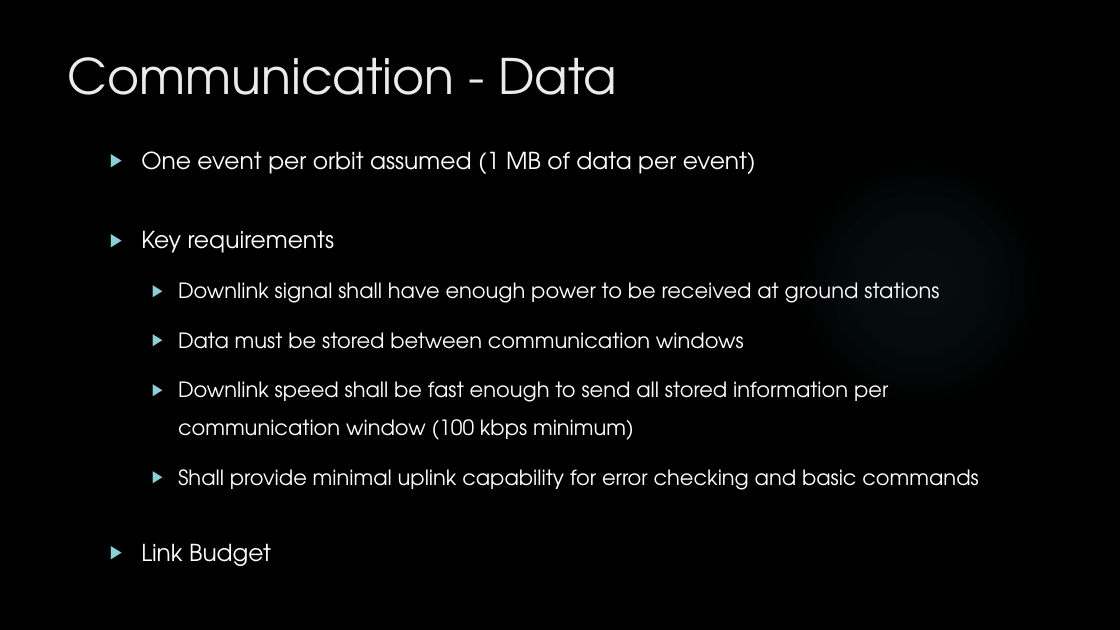
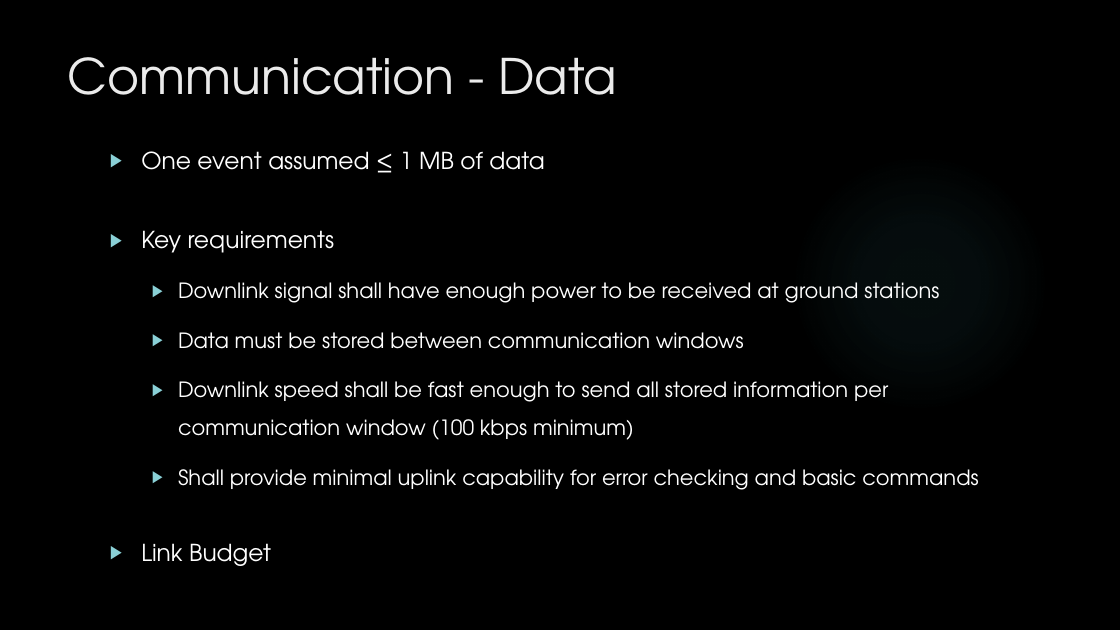
Before and after one commit to HASP-UMN/CubeSat, a slide deck: slide 21 of Presentations/PDR_Presentation.pptx. Drawn at 1120x630 pixels with LibreOffice and Linux fonts; fonts in the diff are those of the drawing; background and template pictures are left out. Boxes give left, top, right and bottom in pixels: in the first picture for what was removed or moved away, otherwise in the second. Text is boxed around its words. In the diff, an @@ line names an element or a change of style, - is before the commit and + after.

```diff
--- a/Presentations/PDR_Presentation.pptx
+++ b/Presentations/PDR_Presentation.pptx
@@ text at [141,151,544,170]: text changed @@
-▶ One event per orbit assumed (1 MB of data per event)
+▶ One event assumed ≤ 1 MB of data
```
Also in this commit, not shown: 7 other slides changed, 1 slide added, 1 other file.
